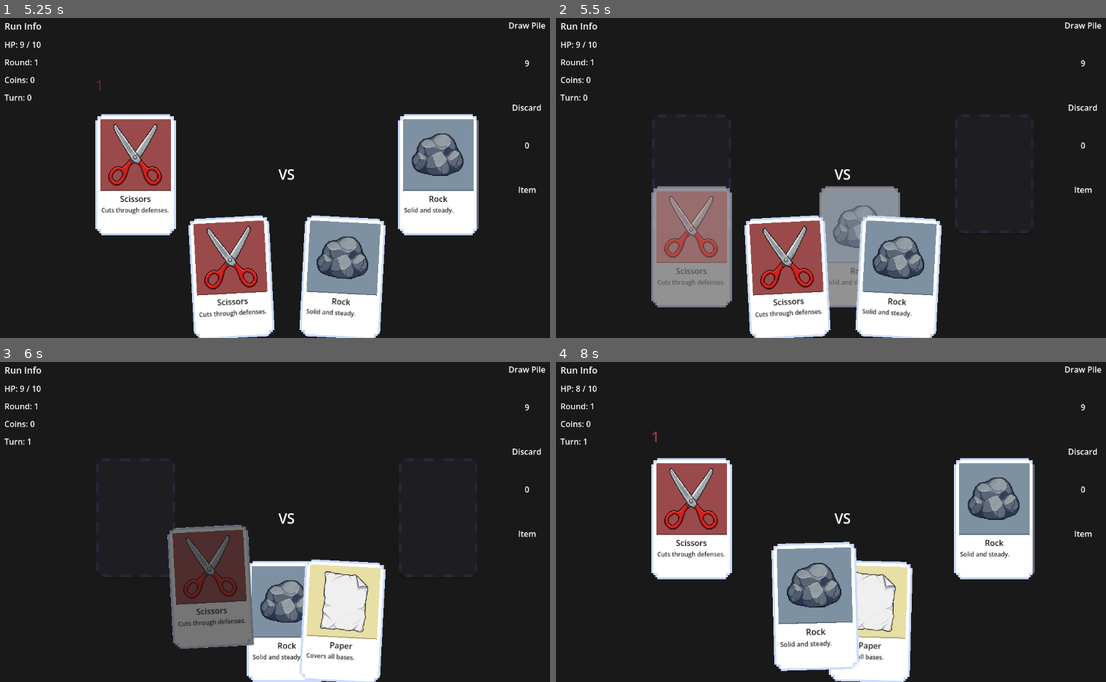
Above: before the commit, frames 1-4 (two rows, left to right).
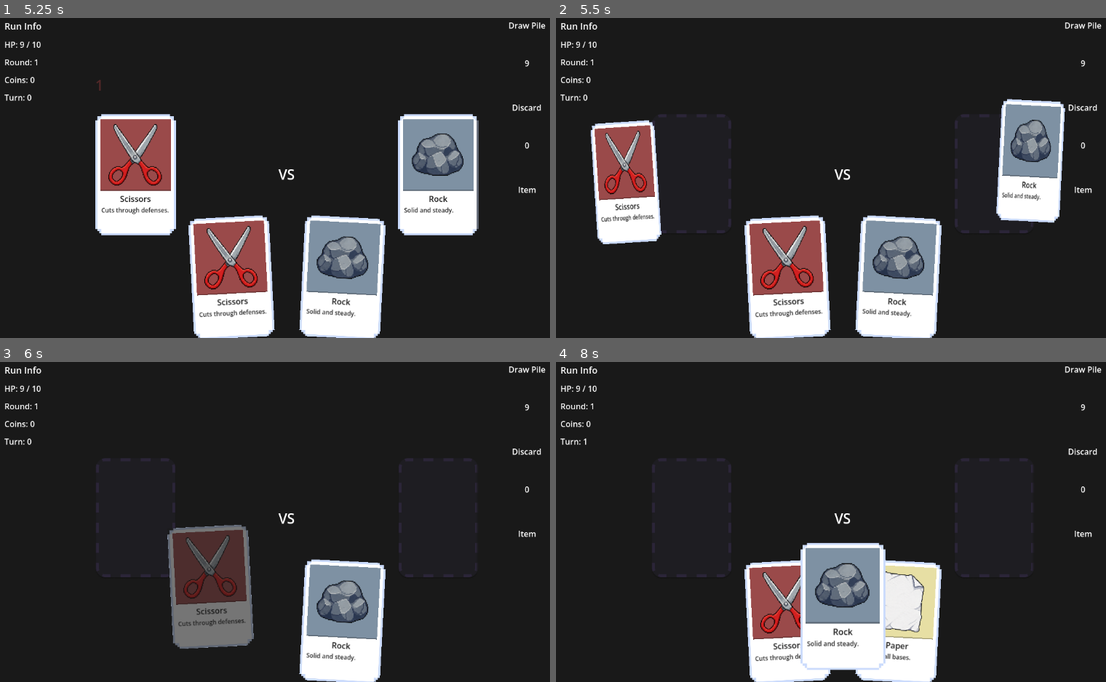
Above: after the commit, the same moments.

Repository: MaulRai/jankpot
Game: Godot game, scene res://scenes/main/Main.tscn
Two runs of this game, one before a commit and one after it. Both use one fixed random seed, a clock stepped at 60 frames per second and the inputs below.
Inputs (mouse positions are in pixels of both pictures, inside the frame that each line leads up to):
- Up to frame 1 (5.25 s): tap Enter at 0.5 s; drag from (231, 277) to (346, 104) at 0.52 s; drag from (286, 277) to (258, 238) at 1.27 s; move the mouse to (341, 277) at 2.02 s; click (341, 277) at 2.17 s; tap Space at 2.75 s; drag from (258, 238) to (110, 126) at 2.77 s; drag from (137, 171) to (313, 174) at 3.52 s; drag from (137, 174) to (198, 91) at 4.27 s; move the mouse to (440, 174) at 5.02 s; click (440, 174) at 5.17 s
- Up to frame 2 (5.5 s): no input
- Up to frame 3 (6 s): drag from (231, 621) to (170, 534) at 5.77 s
- Up to frame 4 (8 s): drag from (842, 621) to (902, 448) at 6.52 s; drag from (693, 518) to (814, 582) at 7.27 s

Frame 1 is identical in both runs. In frame 2, 17% of the frame differs, in the area x 6-93%, y 25-91%; in frame 3, 6.6%; in frame 4, 21%, in the area x 3-88%, y 7-100%.

Commit message:
feat: card leave animation

Diff:
--- a/scripts/game/GameController.gd
+++ b/scripts/game/GameController.gd
@@ -3,6 +3,7 @@
 
 signal turn_resolved
 signal battle_ended(winner: String)
+signal wind_exit_batch_finished
 
 @onready var deck_manager: DeckManager = $DeckManager
 @onready var battle_resolver: BattleResolver = $BattleResolver
@@ -19,6 +20,7 @@
 var turn_count: int = 0
 var round_status: String = "ongoing"
 var _is_animating: bool = false
+var _pending_wind_exits: int = 0
 
 func _ready() -> void:
 	if deck_manager:
@@ -116,22 +118,22 @@
 	if enemy_view and enemy_card:
 		await _flip_card(enemy_view, enemy_card)
 
-	# 6. Move both played cards to discard in deck manager
+	# 6. Resolve battle
+	var result: BattleResolver.Result = battle_resolver.resolve(card_data.card_type, enemy_card.card_type)
+	await _apply_result(result)
+
+	# 7. Brief pause, then blow both cards off the board.
+	await get_tree().create_timer(0.35).timeout
+	await _discard_animations(card_view, enemy_view)
+
+	# 8. Update discard data only after the cards have visually left the board.
 	deck_manager.play_card(card_data.id)
 	deck_manager.discard_played_card(enemy_card)
 
-	# 7. Resolve battle
-	var result: BattleResolver.Result = battle_resolver.resolve(card_data.card_type, enemy_card.card_type)
-	await _apply_result(result)
-
-	# 8. Check battle end
+	# 9. Check battle end after the final cards have left the board.
 	if player_hp <= 0 or enemy_hp <= 0:
 		_end_battle()
 		return
-
-	# 9. Brief pause then discard cards
-	await get_tree().create_timer(0.4).timeout
-	await _discard_animations(card_view, enemy_view)
 
 	# 10. Draw refill and rebuild hand
 	deck_manager.draw_until_full(3)
@@ -217,20 +219,69 @@
 	await tween.finished
 
 func _discard_animations(player_card: CardView, enemy_card: CardView) -> void:
-	var discard_target: Vector2 = player_slot.global_position + Vector2(0, 300)
-
-	# Animate both cards down and fade out
-	var tween := create_tween()
-	if player_card:
-		tween.tween_property(player_card, "global_position", discard_target, 0.35).set_ease(Tween.EASE_IN)
-		tween.parallel().tween_property(player_card, "modulate:a", 0.0, 0.35)
-	if enemy_card:
-		tween.parallel().tween_property(enemy_card, "global_position", discard_target + Vector2(40, 0), 0.35).set_ease(Tween.EASE_IN)
-		tween.parallel().tween_property(enemy_card, "modulate:a", 0.0, 0.35)
-	await tween.finished
+	_pending_wind_exits = 0
+
+	if is_instance_valid(player_card):
+		_pending_wind_exits += 1
+		animate_card_wind_exit(player_card, Vector2(-1.0, 0.22)).connect(
+			_on_card_wind_exit_finished,
+			CONNECT_ONE_SHOT
+		)
+	if is_instance_valid(enemy_card):
+		_pending_wind_exits += 1
+		animate_card_wind_exit(enemy_card, Vector2(1.0, -0.22)).connect(
+			_on_card_wind_exit_finished,
+			CONNECT_ONE_SHOT
+		)
+
+	if _pending_wind_exits > 0:
+		await wind_exit_batch_finished
 
 	player_slot.clear_slot()
 	enemy_slot.clear_slot()
+
+func _on_card_wind_exit_finished() -> void:
+	_pending_wind_exits -= 1
+	if _pending_wind_exits <= 0:
+		wind_exit_batch_finished.emit()
+
+func animate_card_wind_exit(card_view: Control, direction: Vector2) -> Signal:
+	var duration := randf_range(0.7, 0.85)
+	var viewport_size := get_viewport().get_visible_rect().size
+	var travel_distance := viewport_size.x + card_view.size.x * 1.5
+	var natural_direction := direction.normalized()
+	natural_direction.y += randf_range(-0.08, 0.08)
+	var target_position := card_view.global_position + natural_direction * travel_distance
+	target_position.y += randf_range(-35.0, 35.0)
+
+	card_view.pivot_offset = card_view.size * 0.5
+	card_view.z_index = 1500
+	card_view.mouse_filter = Control.MOUSE_FILTER_IGNORE
+
+	var rotation_amount := deg_to_rad(randf_range(18.0, 32.0))
+	if direction.x < 0.0:
+		rotation_amount *= -1.0
+
+	var movement_tween := create_tween()
+	movement_tween.set_parallel(true)
+	movement_tween.tween_property(card_view, "global_position", target_position, duration) \
+		.set_trans(Tween.TRANS_CUBIC).set_ease(Tween.EASE_IN_OUT)
+	movement_tween.tween_property(
+		card_view,
+		"rotation",
+		card_view.rotation + rotation_amount,
+		duration
+	).set_trans(Tween.TRANS_SINE).set_ease(Tween.EASE_IN_OUT)
+
+	var flip_tween := create_tween()
+	flip_tween.tween_property(card_view, "scale:x", 0.78, duration * 0.24) \
+		.set_trans(Tween.TRANS_SINE).set_ease(Tween.EASE_IN_OUT)
+	flip_tween.tween_property(card_view, "scale:x", 1.0, duration * 0.28) \
+		.set_trans(Tween.TRANS_SINE).set_ease(Tween.EASE_IN_OUT)
+	flip_tween.tween_property(card_view, "scale", Vector2(0.93, 0.93), duration * 0.48) \
+		.set_trans(Tween.TRANS_SINE).set_ease(Tween.EASE_IN_OUT)
+
+	return movement_tween.finished
 
 func _end_battle() -> void:
 	round_status = "ended"
